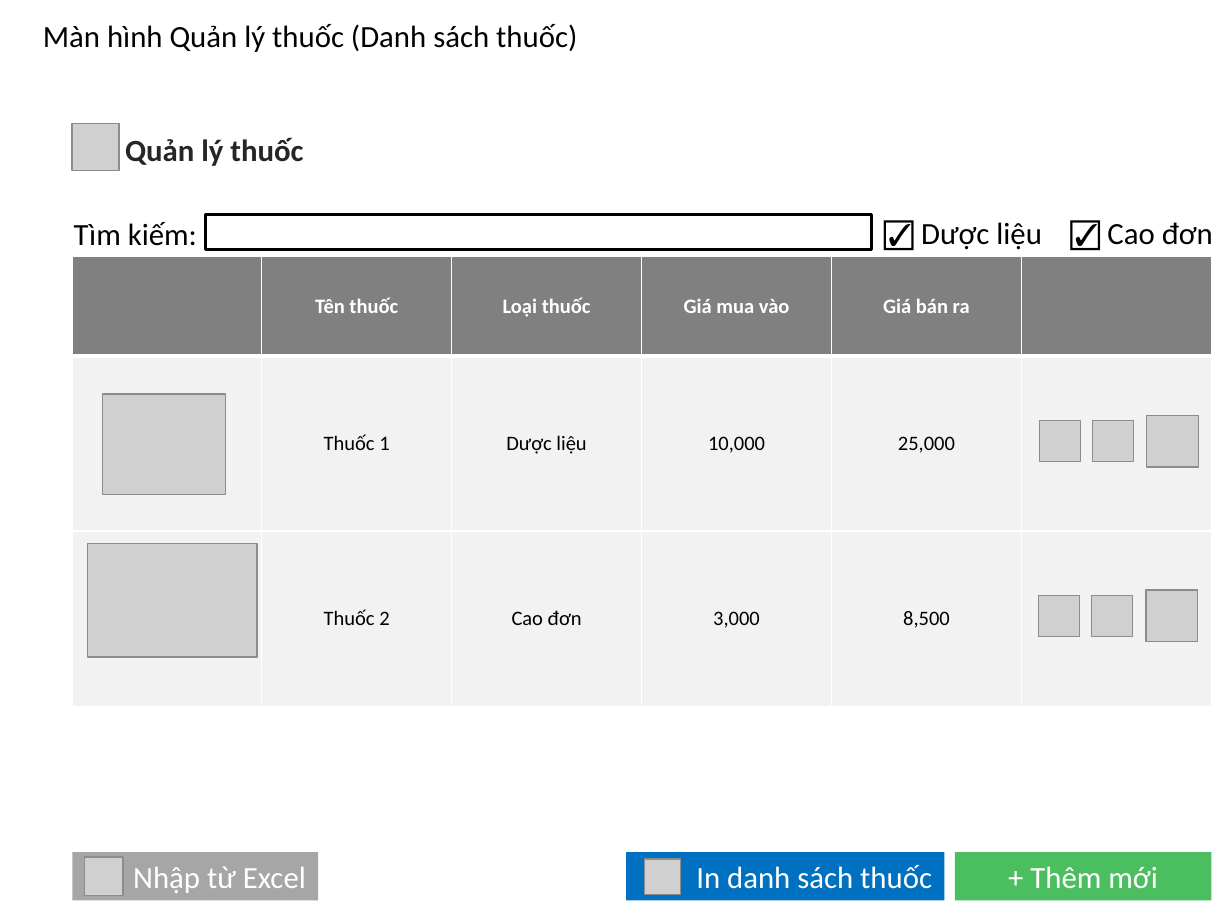
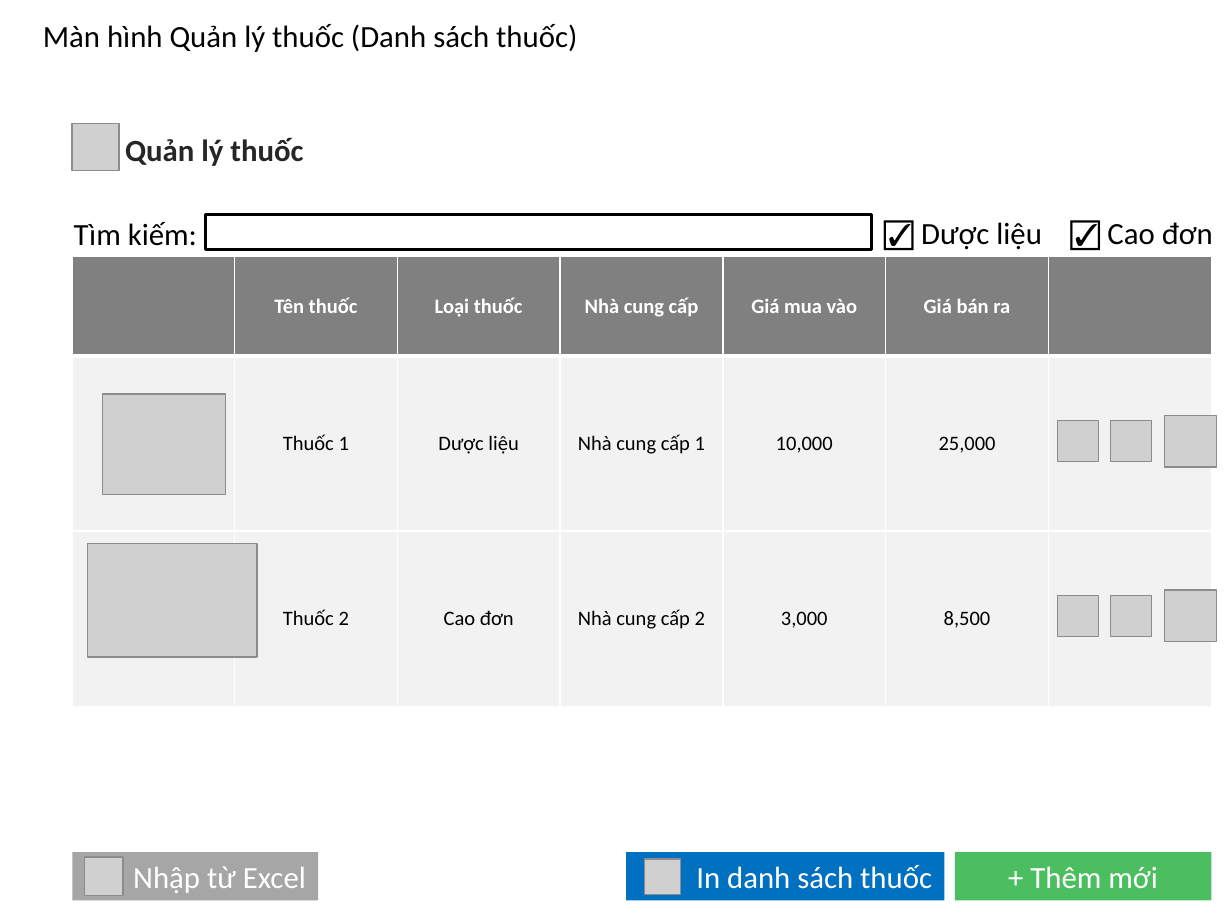
Before and after one commit to TrdHuy/Pharmacy, a slide deck: slide 7 of Pharmacy/UXUI/PagesUI.pptx. Drawn at 1232x924 pixels with LibreOffice and Linux fonts; fonts in the diff are those of the drawing; grey boxes stand for pictures; background and template pictures are left out. Boxes give left, top, right and bottom in pixels: in the first picture for what was removed or moved away, otherwise in the second. Text is boxed around its words. In the diff, an @@ line names an element or a change of style, - is before the commit and + after.

Commit message:
Implement AddMedicinePageViewModel, Change Image quality when saving, Update UI
Works:
- Implement AddMedicinePageViewModel
- Reduce image quality to 30%
- Update UI: Add Supplier column to MedicineManagementPage, Change default_medicine_image

```diff
--- a/Pharmacy/UXUI/PagesUI.pptx
+++ b/Pharmacy/UXUI/PagesUI.pptx
@@ table at [71, 256, 1210, 706] @@
+column 4: Nhà cung cấp | Nhà cung cấp 1 | Nhà cung cấp 2
@@ 3 pictures: place and size @@
-3 pictures at [1040, 415, 1199, 467]
+3 pictures at [1057, 415, 1216, 467]
@@ 3 pictures: place and size @@
-3 pictures at [1039, 590, 1198, 642]
+3 pictures at [1057, 590, 1216, 642]
```
Also in this commit, not shown: 19 other files.
